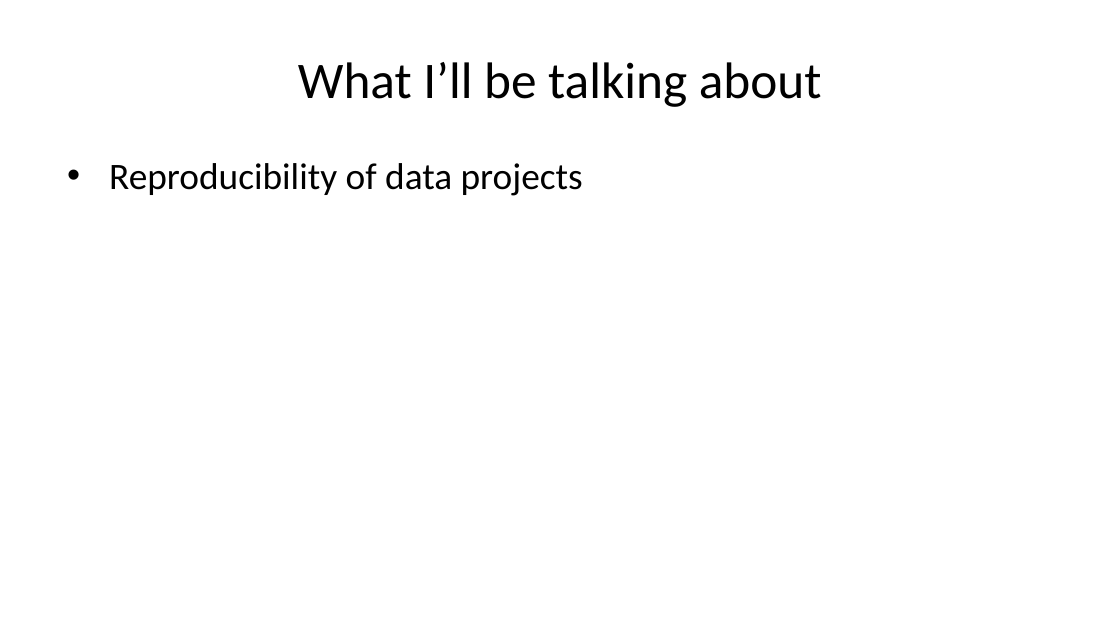
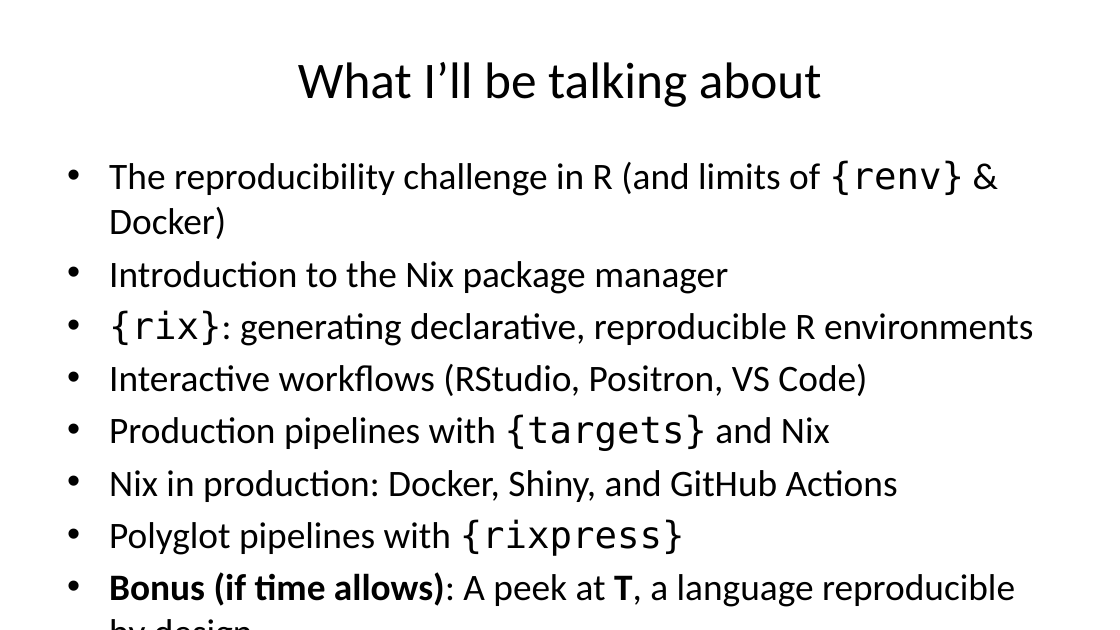
Before and after one commit to b-rodrigues/r_pharma_26, a slide deck: slide 9 of docs/index.pptx. Drawn at 1120x630 pixels with LibreOffice and Linux fonts; fonts in the diff are those of the drawing. Boxes give left, top, right and bottom in pixels: in the first picture for what was removed or moved away, otherwise in the second. Text is boxed around its words. In the diff, an @@ line names an element or a change of style, - is before the commit and + after.

```diff
--- a/docs/index.pptx
+++ b/docs/index.pptx
@@ text at (109, 160, 1033, 607): text changed @@
-• Reproducibility of data projects
+• The reproducibility challenge in R (and limits of {renv} & Docker)
+• Introduction to the Nix package manager
+• {rix}: generating declarative, reproducible R environments
+• Interactive workflows (RStudio, Positron, VS Code)
+• Production pipelines with {targets} and Nix
+• Nix in production: Docker, Shiny, and GitHub Actions
+• Polyglot pipelines with {rixpress}
+• Bonus (if time allows): A peek at T, a language reproducible by design
```
Also in this commit, not shown: 8 other slides changed, 2 slides added, 1 slide removed, 23 other files.
